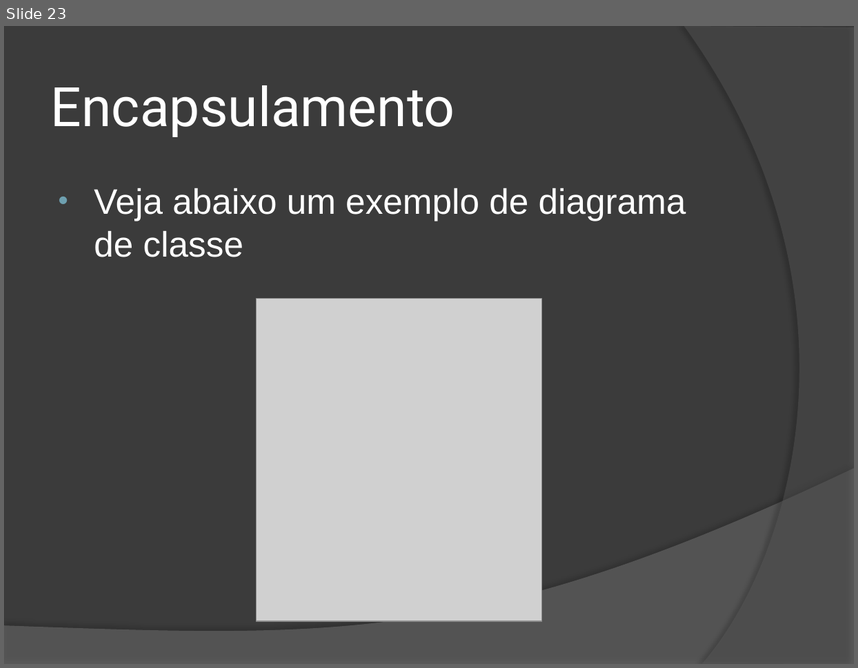
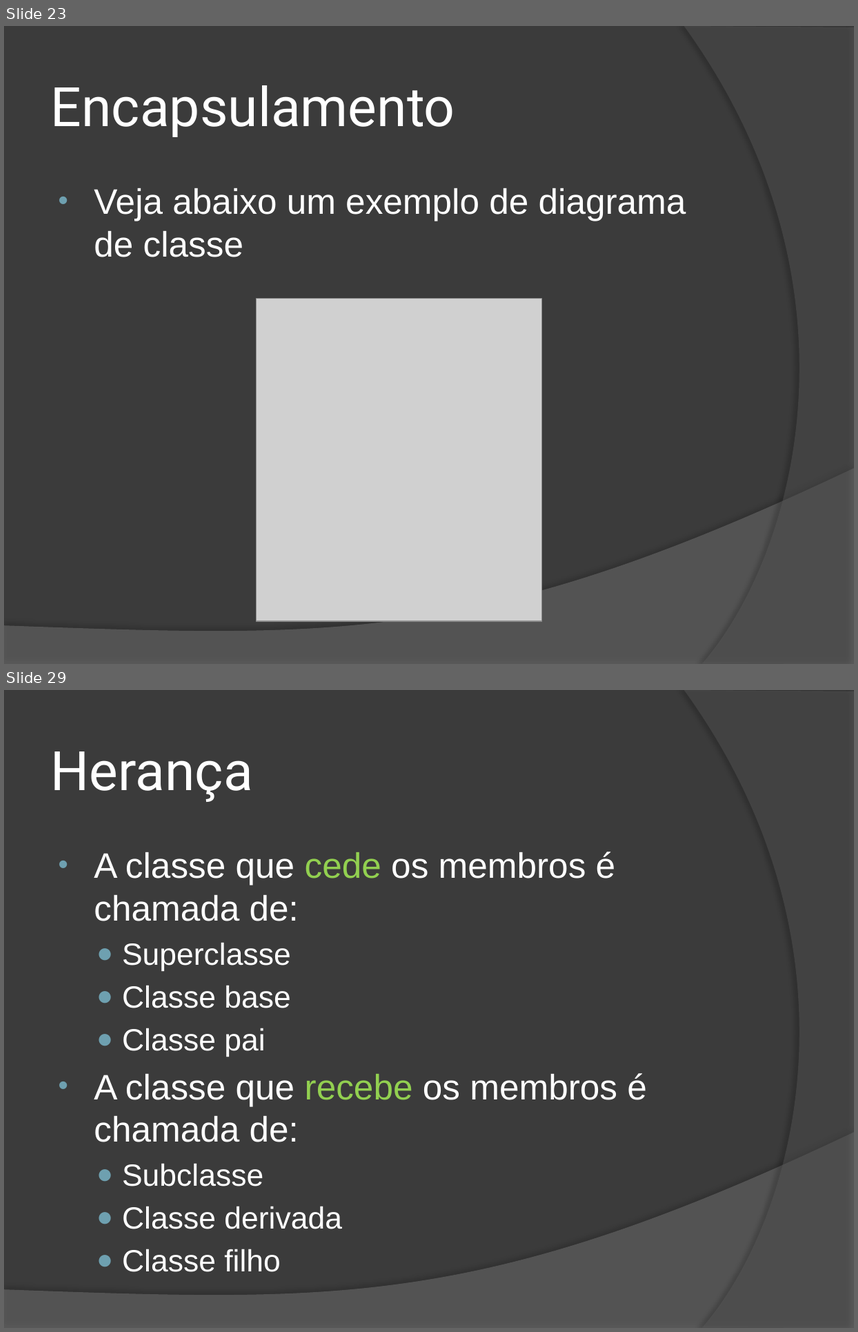
Before and after one commit to wind39/wind39.github.io, a slide deck: curso/modulo2capitulo1.pptx. Shown one above the other, each under a label of ours: slide 23 before the commit, slides 23 and 29 after it; the slides between them are not shown. The pictures are 858x668 and 858x1332 pixels, drawn with LibreOffice and Linux fonts; fonts in the diff are those of the drawing; grey boxes stand for pictures. Boxes give left, top, right and bottom in pixels: in the first picture for what was removed or moved away, otherwise in the second. Text is boxed around its words. In the diff, an @@ line names an element or a change of style, - is before the commit and + after.

```diff
--- a/curso/modulo2capitulo1.pptx
+++ b/curso/modulo2capitulo1.pptx
@@ slide 29 added at [4, 690, 854, 1328], background #3B3B3B; not listed: 2 template elements that a slide beside it also shows @@
@@ title added at [51, 751, 253, 802], 46 pt, text #FFFFFF @@
+Herança
@@ text added at [94, 851, 647, 1272], 30 pt, text #FFFFFF @@
+• A classe que cede os membros é chamada de:
+  ● Superclasse
+  ● Classe base
+  ● Classe pai
+• A classe que recebe os membros é chamada de:
+  ● Subclasse
+  ● Classe derivada
+  ● Classe filho
```
Also in this commit, not shown: 1 slide changed, 6 other slides added, 3 other files.
